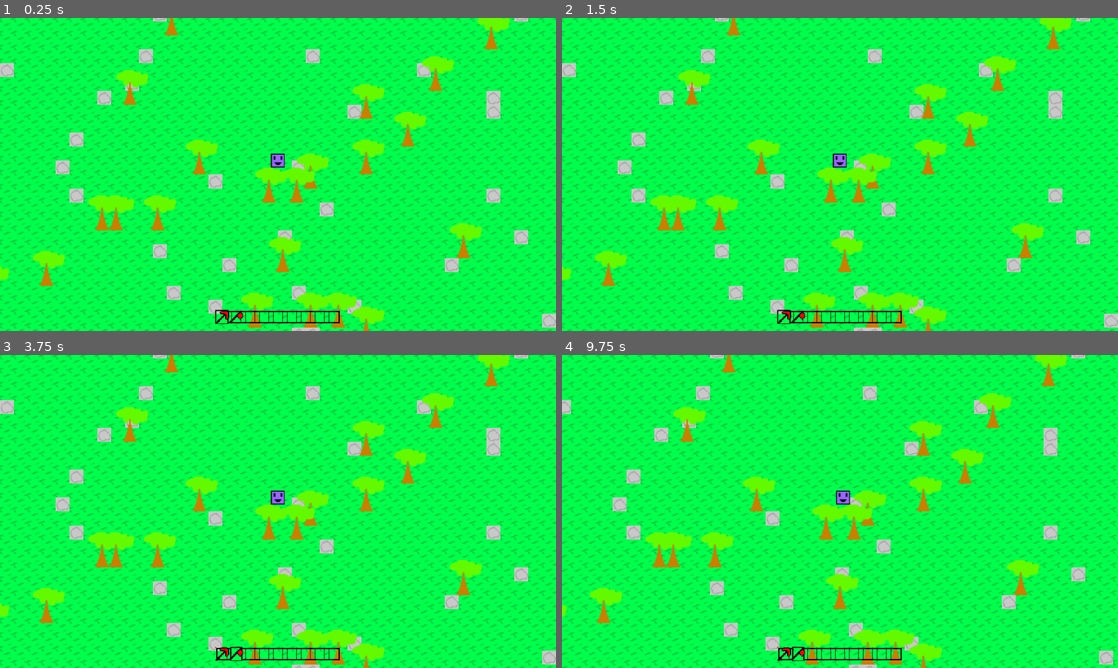
Above: before the commit, frames 1-4 (two rows, left to right).
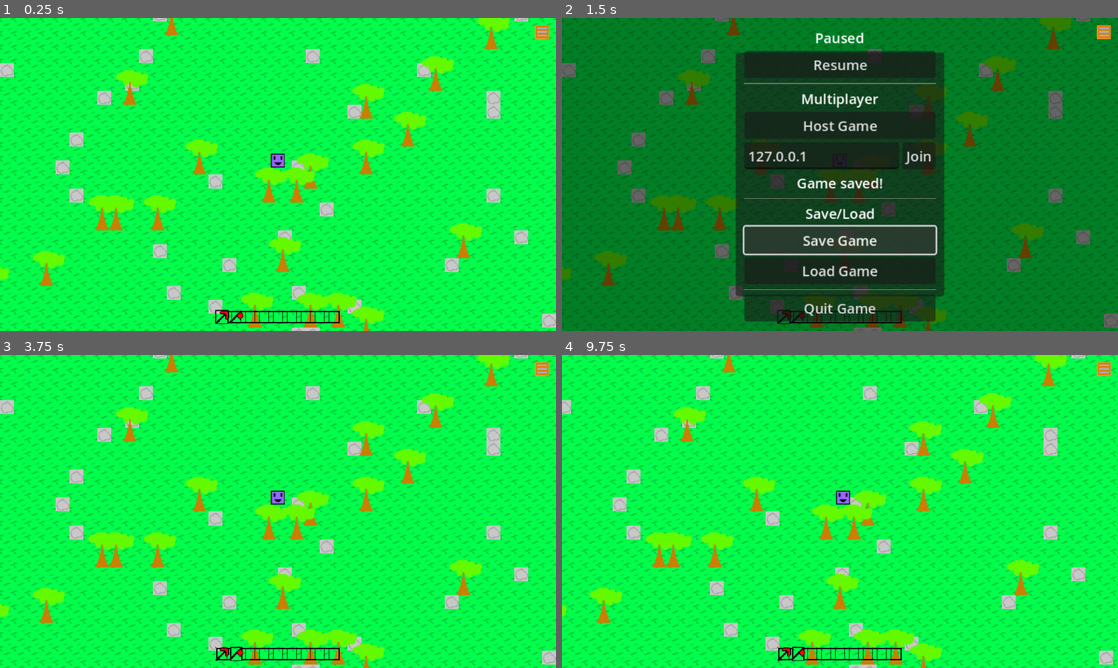
Above: after the commit, the same moments.

Repository: Pokebrouserkat/world
Game: Godot game, scene res://scenes/world.tscn
Same seed, same stepped clock (60 frames per second), same inputs: the game is played once before the commit and once after it. Sound files missing from this copy of the repository are replaced by a short silence.
Inputs (mouse positions are in pixels of both pictures, inside the frame that each line leads up to):
- Up to frame 1 (0.25 s): no input
- Up to frame 2 (1.5 s): click (1106, 30) at 0.52 s; click (840, 240) at 1.25 s, where only the run after the commit has a clickable "Save Game"
- Up to frame 3 (3.75 s): click (278, 608) at 2 s, where only the run after the commit has a clickable "Load Game"; click (222, 655) at 2.77 s; click (233, 655) at 3.52 s
- Up to frame 4 (9.75 s): click (812, 655) at 4.27 s; click (828, 655) at 5.02 s; click (840, 655) at 5.77 s; click (851, 655) at 6.52 s; click (867, 655) at 7.27 s; click (878, 655) at 8.02 s; click (895, 655) at 8.77 s; tap Enter at 9.5 s; move the mouse to (962, 495) at 9.52 s; hold Right from 9.53 s (still down); tap C at 9.6 s; click (962, 495) at 9.67 s

The runs differ from the first frame. In frame 1, 0.1% of the frame differs, in the area x 96-99%, y 2-7%; in frame 2, 100%, in the area x 0-100%, y 0-100%; in frame 3, 0.1%; in frame 4, 0.1%.

Commit message:
Add save/load system with autosave and pause button
- Add SaveManager autoload for game persistence (player position, hotbar, tiles, dropped items, boxes)
- Implement actual save/load in pause menu (was placeholder before)
- Auto-load save file on game startup
- Autosave when placing or breaking tiles
- Add pause button in top-right corner that opens pause menu
- Show meaningful save status in pause menu (time since last save, or "No save file")

Co-Authored-By: Claude Opus 4.5 <noreply@anthropic.com>

Diff:
--- a/project.godot
+++ b/project.godot
@@ -19,6 +19,7 @@
 [autoload]
 
 NetworkManager="*res://scripts/network_manager.gd"
+SaveManager="*res://scripts/save_manager.gd"
 
 [compression]
 
--- a/scenes/world.tscn
+++ b/scenes/world.tscn
@@ -14,6 +14,7 @@
 [ext_resource type="PackedScene" path="res://scenes/box_inventory.tscn" id="13_box_inv"]
 [ext_resource type="Script" uid="uid://ds48s4p3l7g7g" path="res://scripts/player_spawner.gd" id="14_spawner"]
 [ext_resource type="PackedScene" path="res://scenes/pause_menu.tscn" id="15_pause_menu"]
+[ext_resource type="Texture2D" uid="uid://pause_icon" path="res://graphics/pause.png" id="16_pause_icon"]
 
 [sub_resource type="TileSetAtlasSource" id="TileSetAtlasSource_fj7yv"]
 texture = ExtResource("1_f3sb7")
@@ -86,5 +87,18 @@
 
 [node name="PauseMenu" parent="CanvasLayer" instance=ExtResource("15_pause_menu")]
 
+[node name="PauseButton" type="TextureButton" parent="CanvasLayer"]
+anchors_preset = 1
+anchor_left = 1.0
+anchor_right = 1.0
+offset_left = -24.0
+offset_top = 8.0
+offset_right = -8.0
+offset_bottom = 24.0
+grow_horizontal = 0
+texture_filter = 1
+texture_normal = ExtResource("16_pause_icon")
+stretch_mode = 0
+
 [node name="GameManager" type="Node" parent="."]
 script = ExtResource("9_game_manager")
--- a/scripts/game_manager.gd
+++ b/scripts/game_manager.gd
@@ -8,6 +8,12 @@
 	await get_tree().process_frame
 	crafting_window = get_tree().get_first_node_in_group("crafting_window")
 	box_inventory = get_tree().get_first_node_in_group("box_inventory")
+
+	# Auto-load save file if it exists (single player only)
+	if not NetworkManager.is_connected_to_game() and SaveManager.has_save_file():
+		# Wait another frame to ensure player is fully initialized
+		await get_tree().process_frame
+		SaveManager.load_game()
 
 
 func _input(event: InputEvent) -> void:
--- a/scripts/pause_menu.gd
+++ b/scripts/pause_menu.gd
@@ -47,6 +47,12 @@
 	# Set default IP
 	ip_input.text = "127.0.0.1"
 
+	# Connect pause button if it exists (sibling node)
+	await get_tree().process_frame
+	var pause_button = get_parent().get_node_or_null("PauseButton")
+	if pause_button:
+		pause_button.pressed.connect(open)
+
 
 func _input(event: InputEvent) -> void:
 	if event is InputEventKey and event.pressed and event.keycode == KEY_ESCAPE:
@@ -113,13 +119,18 @@
 
 
 func _on_save_pressed() -> void:
-	# TODO: Implement save functionality
-	status_label.text = "Game saved!"
+	if SaveManager.save_game():
+		status_label.text = "Game saved!"
+	else:
+		status_label.text = "Save failed!"
 
 
 func _on_load_pressed() -> void:
-	# TODO: Implement load functionality
-	status_label.text = "Game loaded!"
+	if SaveManager.load_game():
+		status_label.text = "Game loaded!"
+		close()
+	else:
+		status_label.text = "Load failed!"
 
 
 func _on_quit_pressed() -> void:
@@ -164,8 +175,32 @@
 	save_button.disabled = not can_save
 	load_button.disabled = not can_save
 
+	# Update status label based on connection state
 	if connected:
 		if NetworkManager.is_host():
 			status_label.text = "Hosting (%d players)" % NetworkManager.get_connected_peers().size()
 		else:
 			status_label.text = "Connected as client"
+	else:
+		# Show save status when not connected
+		_update_save_status()
+
+
+func _update_save_status() -> void:
+	var last_save = SaveManager.get_last_save_time()
+	if last_save == 0:
+		if SaveManager.has_save_file():
+			status_label.text = "Save file exists"
+		else:
+			status_label.text = "No save file"
+	else:
+		var now = Time.get_unix_time_from_system()
+		var elapsed = now - last_save
+		if elapsed < 60:
+			status_label.text = "Saved just now"
+		elif elapsed < 3600:
+			var minutes = int(elapsed / 60)
+			status_label.text = "Saved %d min ago" % minutes
+		else:
+			var hours = int(elapsed / 3600)
+			status_label.text = "Saved %d hr ago" % hours
--- /dev/null
+++ b/scripts/save_manager.gd
@@ -0,0 +1,296 @@
+extends Node
+
+## SaveManager - Handles game save/load functionality
+## Autoload singleton for managing game persistence
+
+const SAVE_PATH: String = "user://save.json"
+
+signal game_saved
+signal game_loaded
+signal save_failed(reason: String)
+signal load_failed(reason: String)
+
+var _last_save_time: int = 0  # Unix timestamp of last save
+
+
+func get_last_save_time() -> int:
+	return _last_save_time
+
+
+func has_save_file() -> bool:
+	return FileAccess.file_exists(SAVE_PATH)
+
+
+func save_game() -> bool:
+	var world = _get_world()
+	var player = _get_local_player()
+	var hotbar = _get_hotbar()
+
+	if not world:
+		save_failed.emit("World not found")
+		return false
+
+	var save_data: Dictionary = {
+		"version": 1,
+		"timestamp": Time.get_unix_time_from_system(),
+		"player": _serialize_player(player),
+		"hotbar": _serialize_hotbar(hotbar),
+		"tile_modifications": _serialize_tile_modifications(world),
+		"dropped_items": _serialize_dropped_items(world),
+		"box_contents": _serialize_box_contents(world),
+	}
+
+	var json_string = JSON.stringify(save_data, "\t")
+	var file = FileAccess.open(SAVE_PATH, FileAccess.WRITE)
+	if not file:
+		save_failed.emit("Could not open save file")
+		return false
+
+	file.store_string(json_string)
+	file.close()
+
+	_last_save_time = save_data.timestamp
+	game_saved.emit()
+	return true
+
+
+func load_game() -> bool:
+	if not has_save_file():
+		load_failed.emit("No save file found")
+		return false
+
+	var file = FileAccess.open(SAVE_PATH, FileAccess.READ)
+	if not file:
+		load_failed.emit("Could not open save file")
+		return false
+
+	var json_string = file.get_as_text()
+	file.close()
+
+	var json = JSON.new()
+	var parse_result = json.parse(json_string)
+	if parse_result != OK:
+		load_failed.emit("Invalid save file format")
+		return false
+
+	var save_data: Dictionary = json.data
+	if not save_data.has("version"):
+		load_failed.emit("Save file missing version")
+		return false
+
+	var world = _get_world()
+	var player = _get_local_player()
+	var hotbar = _get_hotbar()
+
+	if not world:
+		load_failed.emit("World not found")
+		return false
+
+	# Load data
+	_deserialize_player(save_data.get("player", {}), player)
+	_deserialize_hotbar(save_data.get("hotbar", []), hotbar)
+	_deserialize_tile_modifications(save_data.get("tile_modifications", {}), world)
+	_deserialize_dropped_items(save_data.get("dropped_items", []), world)
+	_deserialize_box_contents(save_data.get("box_contents", {}), world)
+
+	_last_save_time = save_data.get("timestamp", 0)
+	game_loaded.emit()
+	return true
+
+
+# === Serialization helpers ===
+
+func _get_world() -> TileMapLayer:
+	return get_tree().get_first_node_in_group("world") as TileMapLayer
+
+
+func _get_local_player() -> CharacterBody2D:
+	var players = get_tree().get_nodes_in_group("player")
+	for player in players:
+		if player.has_method("is_local_player") and player.is_local_player():
+			return player
+	return null
+
+
+func _get_hotbar() -> Node:
+	return get_tree().get_first_node_in_group("hotbar")
+
+
+func _serialize_player(player: CharacterBody2D) -> Dictionary:
+	if not player:
+		return {}
+	return {
+		"position": {"x": player.global_position.x, "y": player.global_position.y}
+	}
+
+
+func _serialize_hotbar(hotbar: Node) -> Array:
+	if not hotbar:
+		return []
+
+	var slots: Array = []
+	for i in range(hotbar.slot_count):
+		var item = hotbar.get_item(i)
+		if item:
+			slots.append({
+				"slot": i,
+				"name": item.name,
+				"texture_key": _get_texture_key(item.texture),
+				"quantity": item.quantity,
+				"stackable": item.stackable
+			})
+	return slots
+
+
+func _serialize_tile_modifications(world: TileMapLayer) -> Dictionary:
+	var mods: Dictionary = {}
+	for pos in world._tile_modifications:
+		var key = "%d,%d" % [pos.x, pos.y]
+		mods[key] = world._tile_modifications[pos]
+	return mods
+
+
+func _serialize_dropped_items(world: TileMapLayer) -> Array:
+	var items: Array = []
+	var dropped_nodes = get_tree().get_nodes_in_group("dropped_items")
+	for node in dropped_nodes:
+		if node.item:
+			items.append({
+				"name": node.item.name,
+				"texture_key": _get_texture_key(node.item.texture),
+				"quantity": node.item.quantity,
+				"stackable": node.item.stackable,
+				"position": {"x": node.global_position.x, "y": node.global_position.y}
+			})
+	return items
+
+
+func _serialize_box_contents(world: TileMapLayer) -> Dictionary:
+	var boxes: Dictionary = {}
+	for pos in world._box_contents:
+		var key = "%d,%d" % [pos.x, pos.y]
+		var contents: Array = []
+		for item in world._box_contents[pos]:
+			if item:
+				contents.append({
+					"name": item.name,
+					"texture_key": _get_texture_key(item.texture),
+					"quantity": item.quantity,
+					"stackable": item.stackable
+				})
+			else:
+				contents.append(null)
+		boxes[key] = contents
+	return boxes
+
+
+# === Deserialization helpers ===
+
+func _deserialize_player(data: Dictionary, player: CharacterBody2D) -> void:
+	if not player or data.is_empty():
+		return
+	if data.has("position"):
+		player.global_position = Vector2(data.position.x, data.position.y)
+
+
+func _deserialize_hotbar(data: Array, hotbar: Node) -> void:
+	if not hotbar:
+		return
+
+	# Clear hotbar first
+	for i in range(hotbar.slot_count):
+		hotbar.set_item(i, null)
+
+	# Load saved items
+	for item_data in data:
+		var texture = _get_texture_from_key(item_data.texture_key)
+		var item = Item.create(item_data.name, texture, item_data.quantity)
+		item.stackable = item_data.stackable
+		hotbar.set_item(item_data.slot, item)
+
+
+func _deserialize_tile_modifications(data: Dictionary, world: TileMapLayer) -> void:
+	# Clear existing modifications
+	world._tile_modifications.clear()
+	world._generated_tiles.clear()
+
+	# Load saved modifications
+	for key in data:
+		var parts = key.split(",")
+		if parts.size() == 2:
+			var pos = Vector2i(int(parts[0]), int(parts[1]))
+			world._tile_modifications[pos] = data[key]
+
+	# Force tile regeneration
+	world._last_rect = Rect2i()
+
+
+func _deserialize_dropped_items(data: Array, world: TileMapLayer) -> void:
+	# Clear existing dropped items
+	var existing = get_tree().get_nodes_in_group("dropped_items")
+	for node in existing:
+		node.queue_free()
+	world._dropped_items.clear()
+	world._next_item_id = 0
+
+	# Wait a frame for cleanup
+	await get_tree().process_frame
+
+	# Spawn saved items
+	for item_data in data:
+		var pos = Vector2(item_data.position.x, item_data.position.y)
+		world._spawn_item_at(item_data.name, item_data.texture_key,
+			item_data.quantity, item_data.stackable, pos, 0.0)
+
+
+func _deserialize_box_contents(data: Dictionary, world: TileMapLayer) -> void:
+	# Clear existing box contents
+	world._box_contents.clear()
+
+	# Load saved contents
+	for key in data:
+		var parts = key.split(",")
+		if parts.size() == 2:
+			var pos = Vector2i(int(parts[0]), int(parts[1]))
+			var contents: Array = []
+			for item_data in data[key]:
+				if item_data:
+					var texture = _get_texture_from_key(item_data.texture_key)
+					var item = Item.create(item_data.name, texture, item_data.quantity)
+					item.stackable = item_data.stackable
+					contents.append(item)
+				else:
+					contents.append(null)
+			world._box_contents[pos] = contents
+
+
+# === Texture key helpers (same as world.gd) ===
+
+var _texture_cache: Dictionary = {}
+
+func _ensure_textures_loaded() -> void:
+	if _texture_cache.is_empty():
+		_texture_cache["rock_item"] = preload("res://graphics/rock_item.png")
+		_texture_cache["wood"] = preload("res://graphics/wood.png")
+		_texture_cache["box"] = preload("res://graphics/box.png")
+		_texture_cache["wood_wall"] = preload("res://graphics/woodwall.png")
+		_texture_cache["stone_wall"] = preload("res://graphics/stonewall.png")
+		_texture_cache["pick"] = preload("res://graphics/plasticpick.png")
+		_texture_cache["axe"] = preload("res://graphics/plasticax.png")
+		_texture_cache["wood_pick"] = preload("res://graphics/woodpick.png")
+		_texture_cache["wood_axe"] = preload("res://graphics/woodax.png")
+		_texture_cache["stone_pick"] = preload("res://graphics/stonepick.png")
+		_texture_cache["stone_axe"] = preload("res://graphics/stoneax.png")
+
+
+func _get_texture_from_key(key: String) -> Texture2D:
+	_ensure_textures_loaded()
+	return _texture_cache.get(key, _texture_cache["rock_item"])
+
+
+func _get_texture_key(texture: Texture2D) -> String:
+	_ensure_textures_loaded()
+	for key in _texture_cache:
+		if _texture_cache[key] == texture:
+			return key
+	return "rock_item"
--- a/scripts/world.gd
+++ b/scripts/world.gd
@@ -316,6 +316,7 @@
     # Replace with grass and broadcast to all
     _rpc_sync_tile_change.rpc(tile_pos, 0)
     _tile_modifications[tile_pos] = 0
+    _trigger_autosave()
 
     # Spawn appropriate items
     var tile_world_pos = map_to_local(tile_pos)
@@ -368,6 +369,7 @@
     # Place the tile and broadcast
     _rpc_sync_tile_change.rpc(tile_pos, tile_source_id)
     _tile_modifications[tile_pos] = tile_source_id
+    _trigger_autosave()
 
     # Tell the requester to consume their item
     if requester_peer_id == 1:
@@ -589,3 +591,26 @@
     var box_inventory = get_tree().get_first_node_in_group("box_inventory")
     if box_inventory and box_inventory.is_open and box_inventory.current_box_pos == box_pos:
         box_inventory._update_item_icons()
+
+
+# === AUTOSAVE ===
+
+var _autosave_pending: bool = false
+
+func _trigger_autosave() -> void:
+    # Only autosave in single player mode (host)
+    if not multiplayer.is_server():
+        return
+    if NetworkManager.is_connected_to_game() and not NetworkManager.is_host():
+        return
+
+    # Debounce autosave to avoid saving on every action
+    if _autosave_pending:
+        return
+    _autosave_pending = true
+    _do_autosave.call_deferred()
+
+
+func _do_autosave() -> void:
+    _autosave_pending = false
+    SaveManager.save_game()
Binary file added: graphics/pause.png
Not shown, added: graphics/pause.png.import
